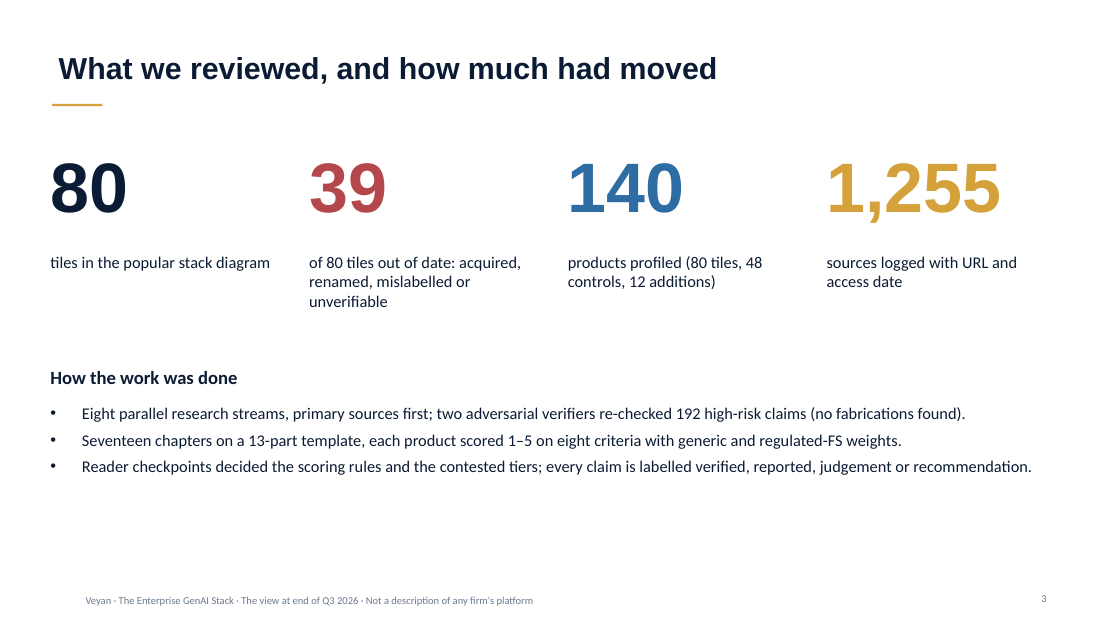
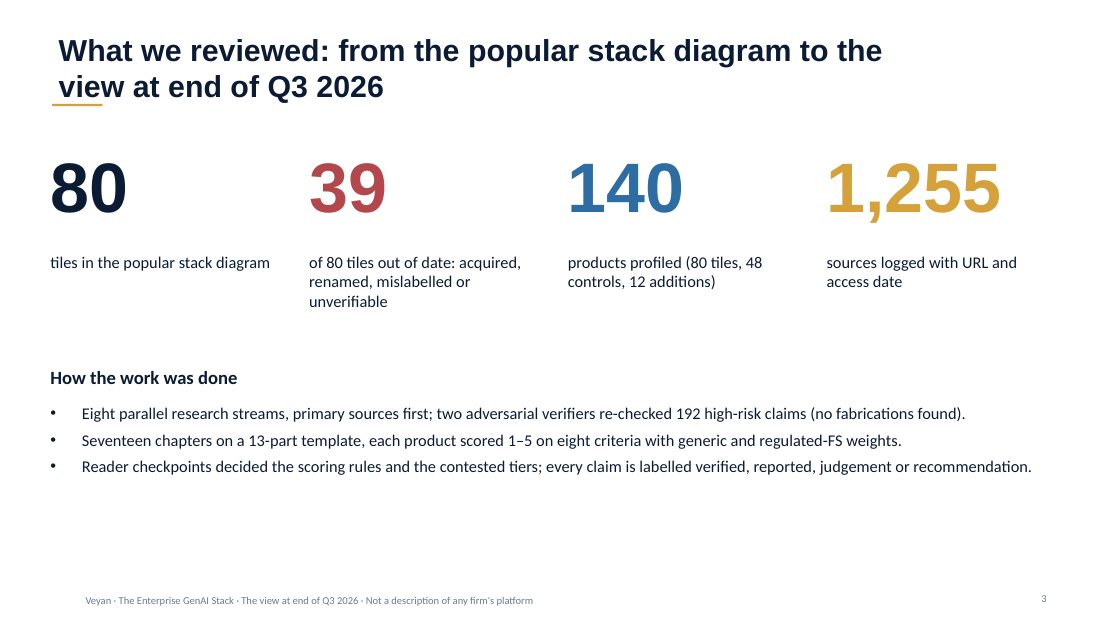
Before and after one commit to gitzerobegin/genai_stack, a slide deck: slide 3 of Enterprise_GenAI_Stack_Oct2026/03_Slides/Executive_Deck.pptx. Drawn at 1120x630 pixels with LibreOffice and Linux fonts; fonts in the diff are those of the drawing; background and template pictures are left out. Boxes give left, top, right and bottom in pixels: in the first picture for what was removed or moved away, otherwise in the second. Text is boxed around its words. In the diff, an @@ line names an element or a change of style, - is before the commit and + after.

```diff
--- a/Enterprise_GenAI_Stack_Oct2026/03_Slides/Executive_Deck.pptx
+++ b/Enterprise_GenAI_Stack_Oct2026/03_Slides/Executive_Deck.pptx
@@ title at (x1=59, y1=39, x2=883, y2=103): text changed @@
-What we reviewed, and how much had moved
+What we reviewed: from the popular stack diagram to the view at end of Q3 2026
```
Also in this commit, not shown: 22 other slides changed, 58 other files.
